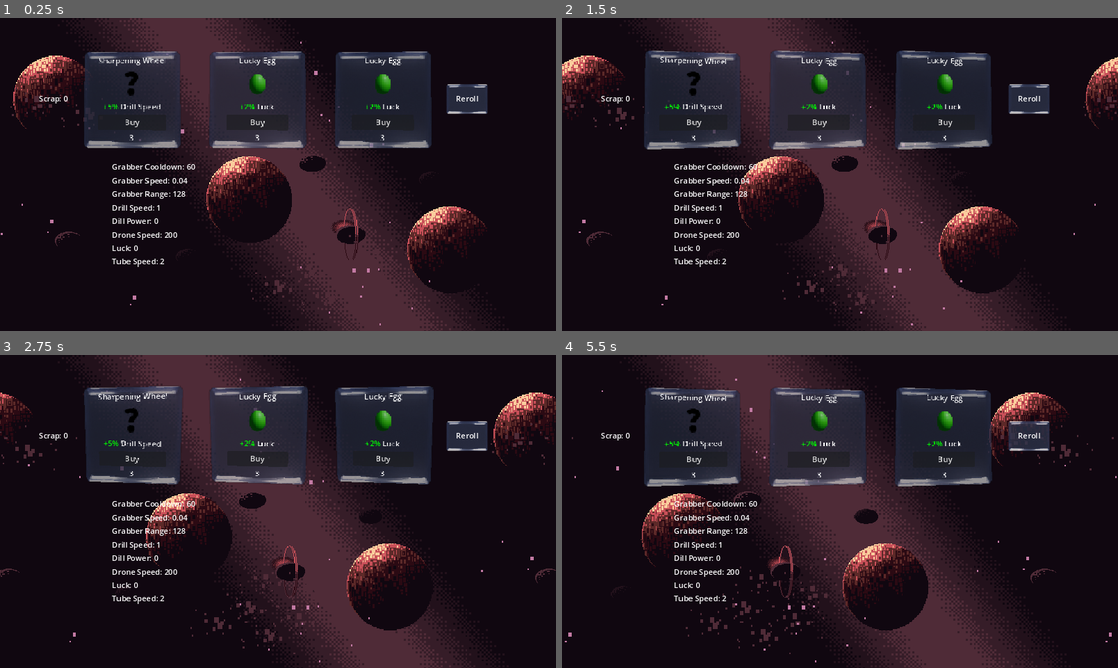
Above: before the commit, frames 1-4 (two rows, left to right).
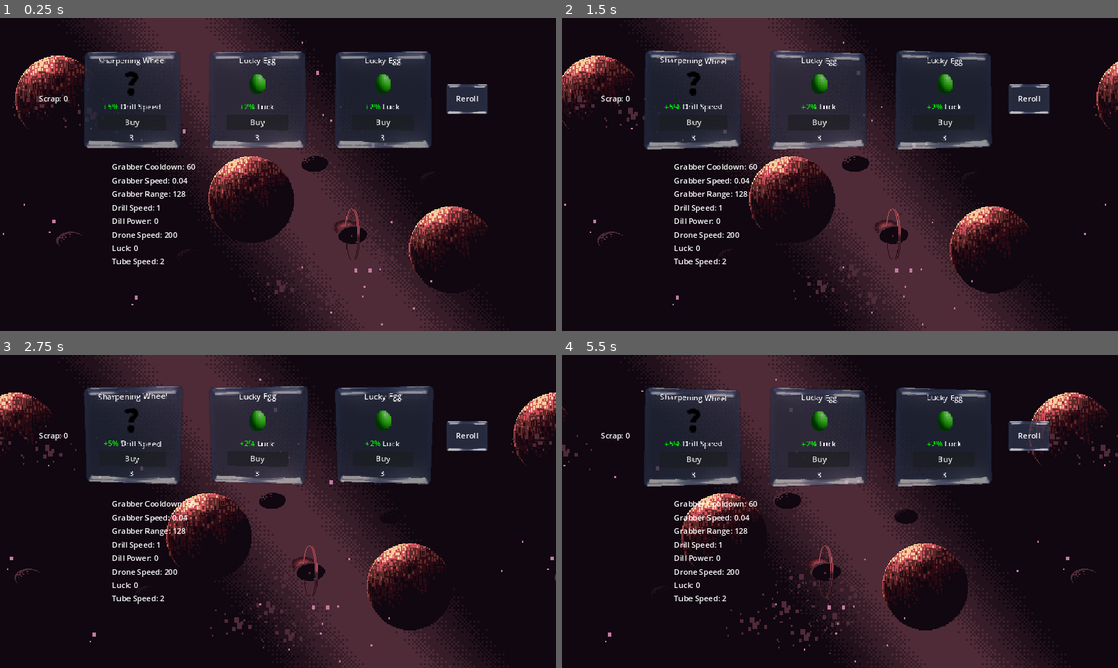
Above: after the commit, the same moments.

Repository: MissionToPsyche-Iridium/iridium_21q_web_game-csu
Game: Godot game, scene res://Scenes/shop.tscn
Two runs of this game, one before a commit and one after it. Both use one fixed random seed, a clock stepped at 60 frames per second and the inputs below. This scene is started directly instead of the project's main scene.
Inputs (mouse positions are in pixels of both pictures, inside the frame that each line leads up to):
- Up to frame 1 (0.25 s): no input
- Up to frame 2 (1.5 s): move the mouse to (962, 158) at 0.52 s; hold D (right) 0.53-1.28 s; tap Space (Leave) at 0.6, 1.35 s; move the mouse to (728, 190) at 1.27 s; hold S (down) from 1.28 s (still down)
- Up to frame 3 (2.75 s): move the mouse to (333, 442) at 2.02 s; release S (down) at 2.03 s; hold D (right) from 2.03 s (still down); tap Space (Leave) at 2.1 s
- Up to frame 4 (5.5 s): move the mouse to (812, 574) at 2.77 s; release D (right) at 2.78 s; hold W (up) 2.78-3.53 s; tap Space (Leave) every 0.75 s from 2.85 to 5.1 s; move the mouse to (1006, 558) at 3.52 s; hold A (left) 3.53-5.03 s; move the mouse to (673, 464) at 4.27 s; move the mouse to (867, 511) at 5.02 s; hold S (down) from 5.03 s (still down)

The runs differ from the first frame. In frame 1, 3.7% of the frame differs, in the area x 0-88%, y 7-99%; in frame 2, 6.5%; in frame 3, 8.3%; in frame 4, 10%, in the area x 0-100%, y 7-99%.

Commit message:
audio effect

Diff:
--- a/Scenes/shop.tscn
+++ b/Scenes/shop.tscn
@@ -12,6 +12,7 @@
 [ext_resource type="Texture2D" uid="uid://bomdejx3fuilt" path="res://Scenes/parallax-space-far-planets.png" id="10_olqip"]
 [ext_resource type="Texture2D" uid="uid://283y6cu3nw08" path="res://Scenes/parallax-space-ring-planet.png" id="11_tm5u6"]
 [ext_resource type="Texture2D" uid="uid://makw2g6uaqf8" path="res://Scenes/parallax-space-stars.png" id="12_3o4n0"]
+[ext_resource type="AudioStream" uid="uid://dq3m7vf2aijdr" path="res://Scenes/655821__josefpres__8-bit-game-loop-007-simple-mix-2-short-120-bpm.wav" id="13_87ryj"]
 
 [node name="Shop" type="Control"]
 layout_mode = 3
@@ -105,6 +106,7 @@
 
 [node name="ParallaxLayer2" type="ParallaxLayer" parent="ParallaxBackground"]
 position = Vector2(32, -40)
+motion_scale = Vector2(0.7, 0.7)
 motion_mirroring = Vector2(1120, 0)
 
 [node name="Sprite2D" type="Sprite2D" parent="ParallaxBackground/ParallaxLayer2"]
@@ -142,4 +144,11 @@
 scale = Vector2(3.29412, 4.05)
 texture = ExtResource("12_3o4n0")
 
+[node name="background_sound" type="AudioStreamPlayer3D" parent="."]
+
+[node name="655821Josefpres8-bit-game-loop-007-simple-mix-2-short-120-bpm" type="AudioStreamPlayer" parent="background_sound"]
+stream = ExtResource("13_87ryj")
+volume_db = -16.0
+autoplay = true
+
 [connection signal="pressed" from="row/HBoxContainer/Reroll" to="." method="_on_reroll_pressed"]
--- /dev/null
+++ b/audio_stream_player_2d.tscn
@@ -0,0 +1,7 @@
+[gd_scene load_steps=2 format=3 uid="uid://yrrs6fi4jgpt"]
+
+[ext_resource type="AudioStream" uid="uid://dq3m7vf2aijdr" path="res://Scenes/655821__josefpres__8-bit-game-loop-007-simple-mix-2-short-120-bpm.wav" id="1_5dw6k"]
+
+[node name="AudioStreamPlayer2D" type="AudioStreamPlayer2D"]
+stream = ExtResource("1_5dw6k")
+autoplay = true
--- a/scripts/shop.gd
+++ b/scripts/shop.gd
@@ -4,15 +4,15 @@
 @onready var row: HBoxContainer = $row
 @onready var parallax_layer = $ParallaxBackground/ParallaxLayer
 @onready var parallax_background = $ParallaxBackground
+@onready var background_sound = $background_sound
 
 func _ready() -> void:
+	background_sound.play()
 	for display in row.get_children():
 		if display.name != "BADOP" and display is SubViewportContainer:
 			displays.append(display)
 
-	# ✅ Ensure Infinite Looping (Updated for 816x480)
 	parallax_layer.motion_mirroring = Vector2(816, 0)  # Image width now 816px
 
 func _process(delta):
-
-		parallax_background.scroll_offset.x -= 50 * delta
+	parallax_background.scroll_offset.x -= 50 * delta
Not shown, added: Scenes/655821__josefpres__8-bit-game-loop-007-simple-mix-2-short-120-bpm.wav.import
Not shown: 1 places in Scenes/shop.tscn that only renumber resources
Not shown, added: Scenes/655821__josefpres__8-bit-game-loop-007-simple-mix-2-short-120-bpm.wav
